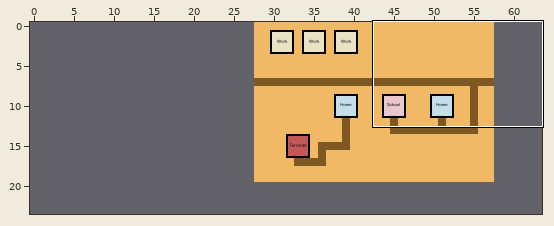
Tiled map (JSON) -- map/map.json. Above: a wide view before the commit, with the close-up outlined.
Close-up. The starting point:
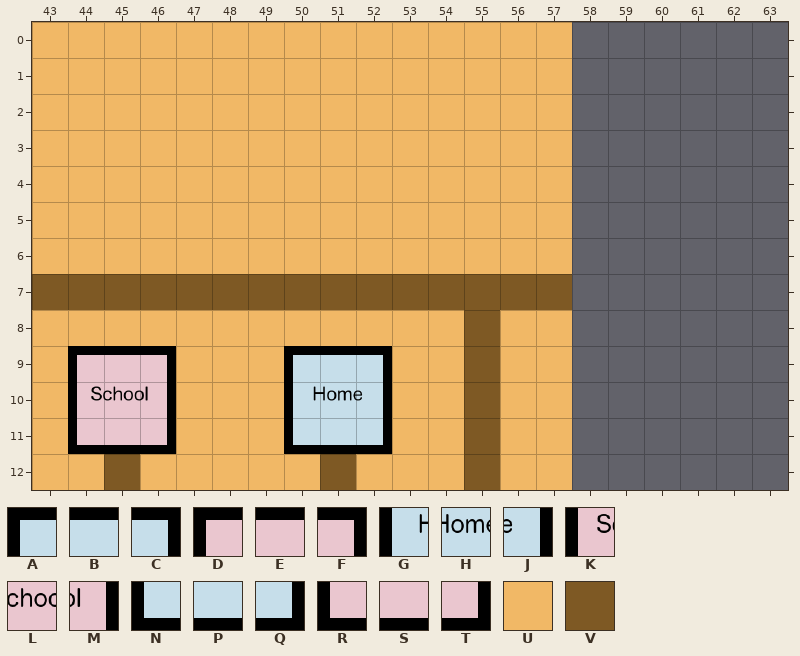
Cells are 64x64 px. Shown: x 43..63, y 0..12. The commit also changed other parts of the map, which this record leaves out. The old version is drawn lined up with the new one.
Key: from "tiles": A 0, B 1, C 2, D 3, E 4, F 5, G 8, H 9, J 10, K 11, L 12, M 13, N 16, P 17, Q 18, R 19, S 20, T 21, U 48, V 50.
_ is an empty cell.
Layer "Tile Layer 1" before, first column x 43:
 0 UUUUUUUUUUUUUUU______
 1 UUUUUUUUUUUUUUU______
 2 UUUUUUUUUUUUUUU______
 3 UUUUUUUUUUUUUUU______
 4 UUUUUUUUUUUUUUU______
 5 UUUUUUUUUUUUUUU______
 6 UUUUUUUUUUUUUUU______
 7 VVVVVVVVVVVVVVV______
 8 UUUUUUUUUUUUVUU______
 9 UDEFUUUABCUUVUU______
10 UKLMUUUGHJUUVUU______
11 URSTUUUNPQUUVUU______
12 UUVUUUUUVUUUVUU______
The result:
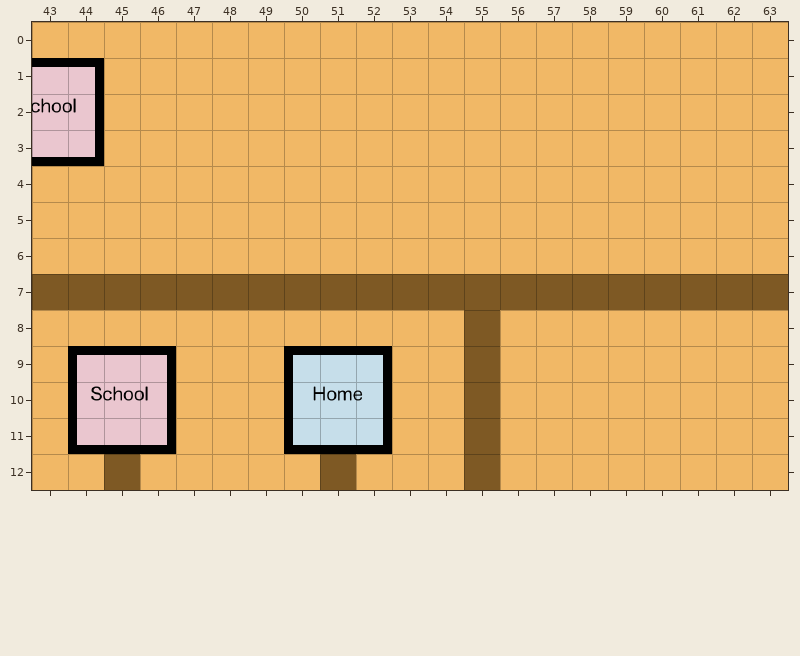
Diff:
map size 30x20 -> 64x24 cells (old content now starts at 28,0; both pictures use the new coordinates)
Layer "Tile Layer 1":
Tile U gives way to tile E in row 1 at x 43.
Tile U gives way to tile F in row 1 at x 44.
Tile U gives way to tile L in row 2 at x 43.
Tile U gives way to tile M in row 2 at x 44.
Tile U gives way to tile S in row 3 at x 43.
Tile U gives way to tile T in row 3 at x 44.
The edit adds tile U in rows 0 to 6 at x 58 to 63; in rows 8 to 12 at x 58 to 63.
The edit adds tile V in row 7 at x 58 to 63.
Changed places in both close-ups, as pixel boxes (x1, y1, x2, y2):
added: (572, 22, 788, 490)
changed: (32, 58, 104, 166)
